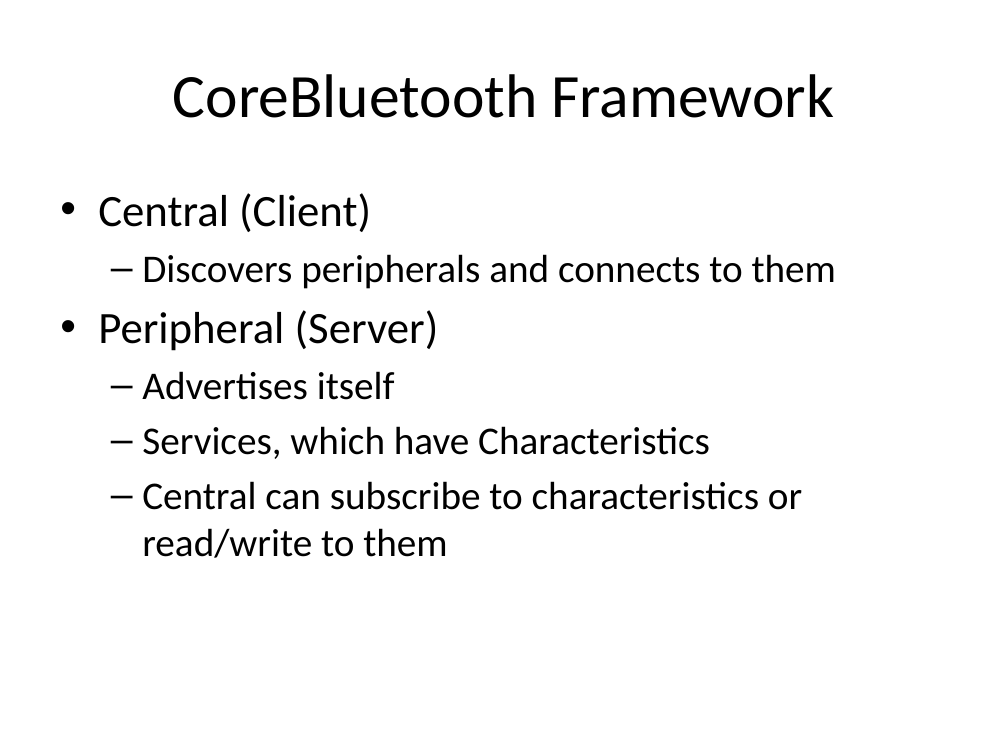
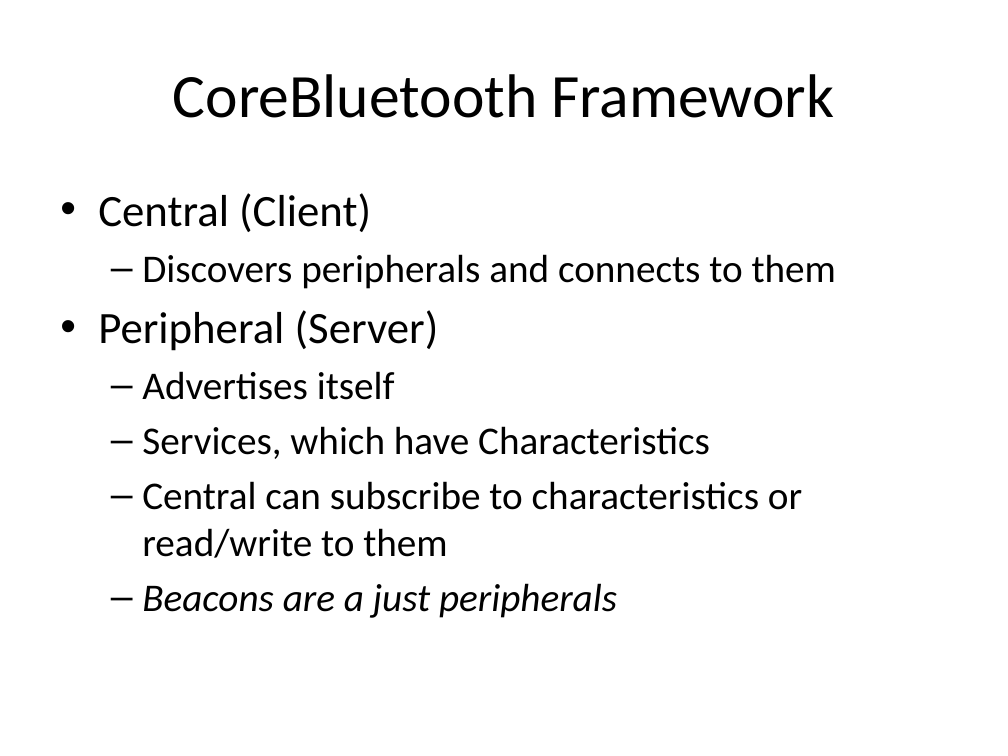
Before and after one commit to a34729t/SimpleCentral, a slide deck: slide 8 of Lecture.pptx. Drawn at 1008x756 pixels with LibreOffice and Linux fonts; fonts in the diff are those of the drawing. Boxes give left, top, right and bottom in pixels: in the first picture for what was removed or moved away, otherwise in the second. Text is boxed around its words. In the diff, an @@ line names an element or a change of style, - is before the commit and + after.

```diff
--- a/Lecture.pptx
+++ b/Lecture.pptx
@@ text at [142, 583, 617, 618]: paragraph added @@
+  – Beacons are a just peripherals
```
Also in this commit, not shown: 1 other slide changed.
